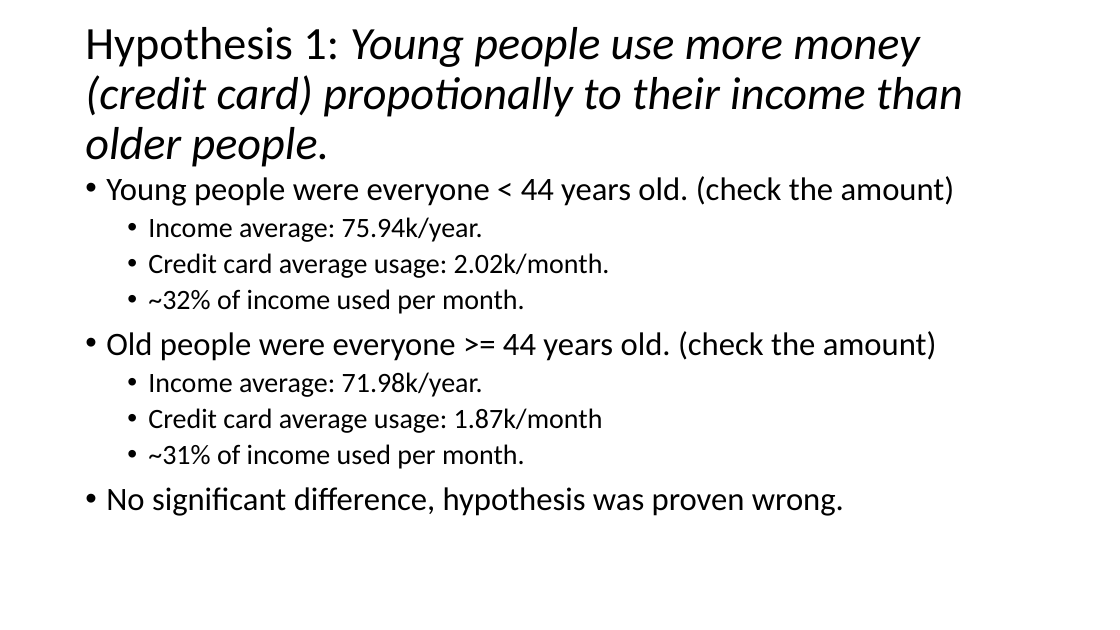
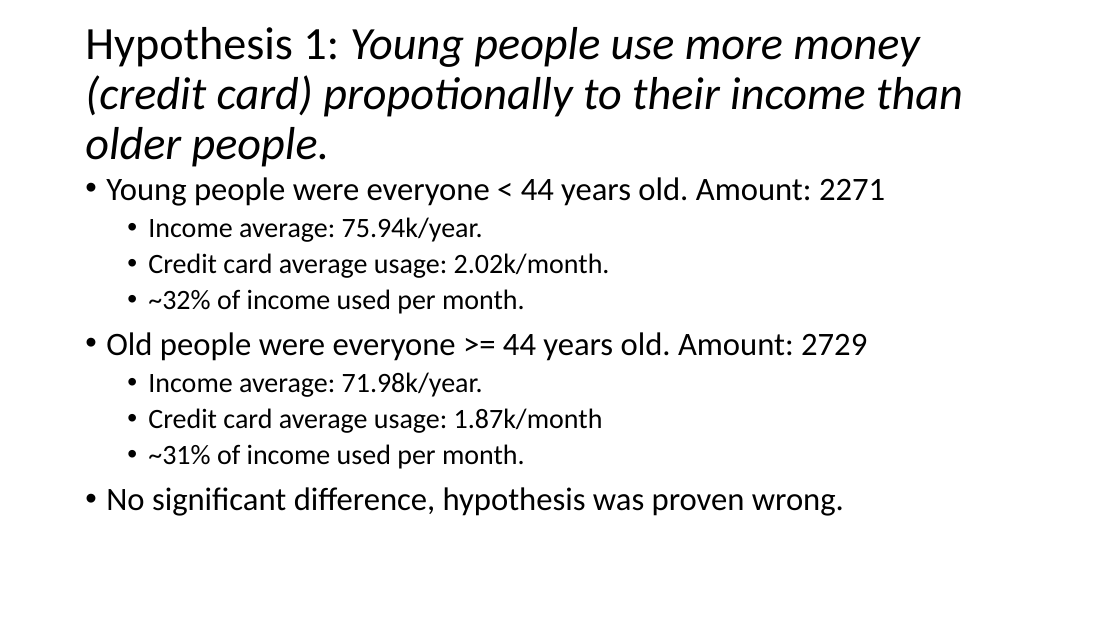
Before and after one commit to arttusa/dsdba_project, a slide deck: slide 5 of DSDBA Project.pptx (slide 6 before the commit). Drawn at 1120x630 pixels with LibreOffice and Linux fonts; fonts in the diff are those of the drawing. Boxes give left, top, right and bottom in pixels: in the first picture for what was removed or moved away, otherwise in the second. Text is boxed around its words. In the diff, an @@ line names an element or a change of style, - is before the commit and + after.

```diff
--- a/DSDBA Project.pptx
+++ b/DSDBA Project.pptx
@@ text at (x1=106, y1=177, x2=885, y2=206): text changed @@
-• Young people were everyone < 44 years old. (check the amount)
+• Young people were everyone < 44 years old. Amount: 2271
@@ text at (x1=106, y1=332, x2=867, y2=361): text changed @@
-• Old people were everyone >= 44 years old. (check the amount)
+• Old people were everyone >= 44 years old. Amount: 2729
```
Also in this commit, not shown: 5 other slides changed, 3 slides added, 2 slides removed.
